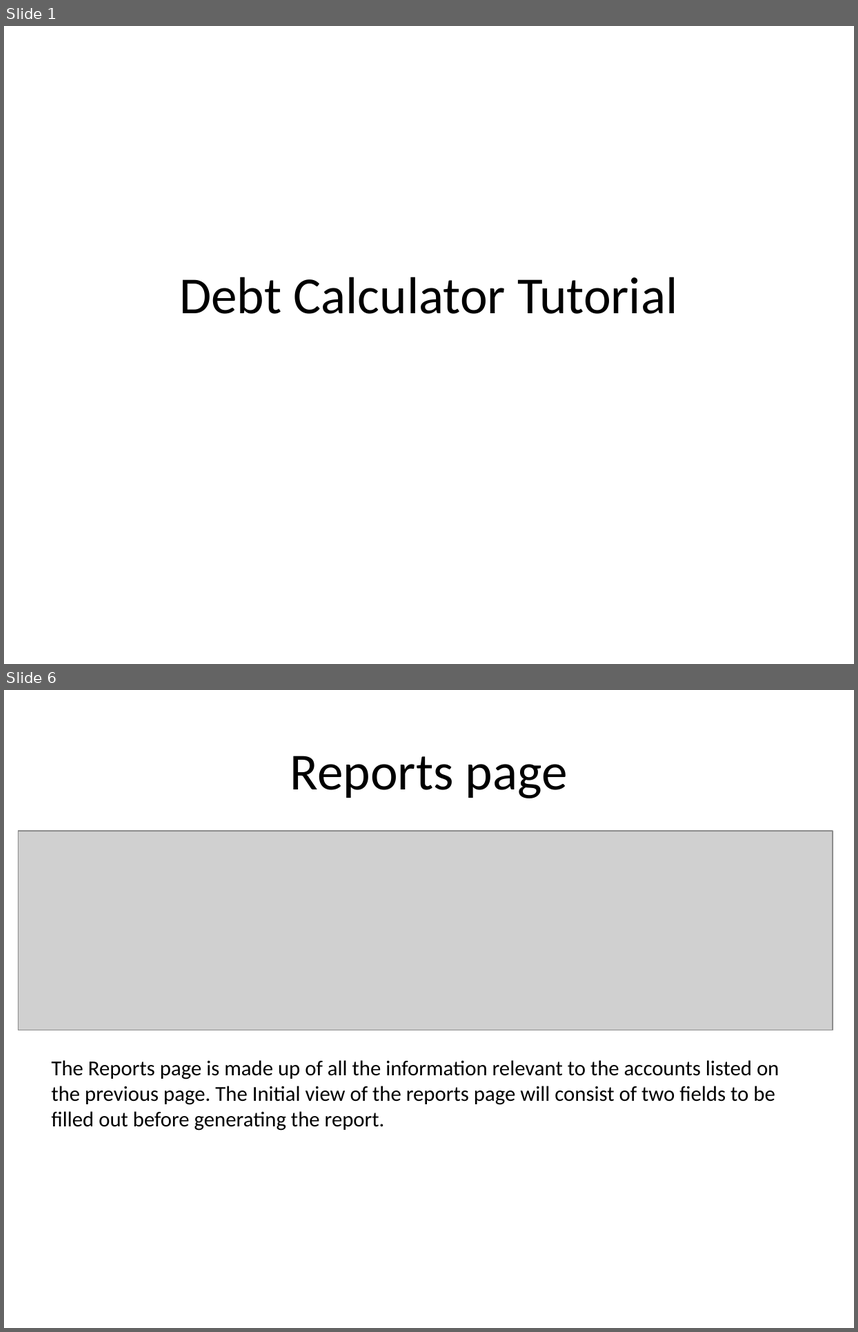
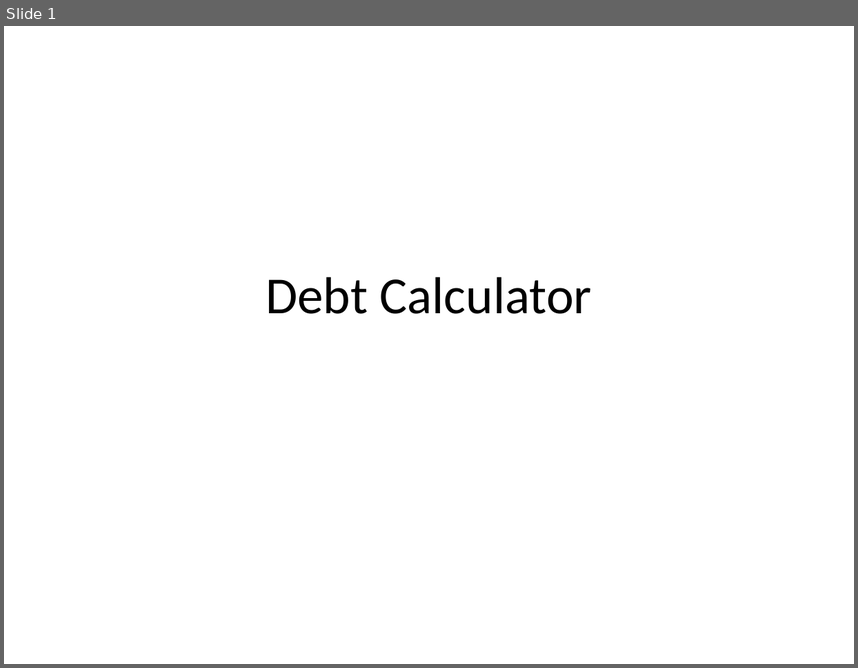
Before and after one commit to josephdangelo/UMUC-debt-payment, a slide deck: dist/howtouse/Instructions.pptx. Shown one above the other, each under a label of ours: slides 1 and 6 before the commit, slide 1 after it; the slides between them are not shown. The pictures are 858x1332 and 858x668 pixels, drawn with LibreOffice and Linux fonts; fonts in the diff are those of the drawing; grey boxes stand for pictures. Boxes give left, top, right and bottom in pixels: in the first picture for what was removed or moved away, otherwise in the second. Text is boxed around its words. In the diff, an @@ line names an element or a change of style, - is before the commit and + after.

```diff
--- a/dist/howtouse/Instructions.pptx
+++ b/dist/howtouse/Instructions.pptx
@@ slide 6 removed at (4, 690, 854, 1328), background #FFFFFF @@
@@ title removed at (290, 756, 568, 798) @@
-Reports page
@@ picture removed at (18, 831, 833, 1030) @@
@@ text removed at (52, 1060, 779, 1130) @@
-The Reports page is made up of all the information relevant to the accounts listed on the previous page. The Initial view of the reports page will consist of two fields to be filled out before generating the report.
@@ slide 1 changed as well @@
@@ title at (266, 276, 592, 314): text changed @@
-Debt Calculator Tutorial
+Debt Calculator
```
Also in this commit, not shown: 1 other slide changed, 2 slides added, 5 other slides removed, 2 other files.
